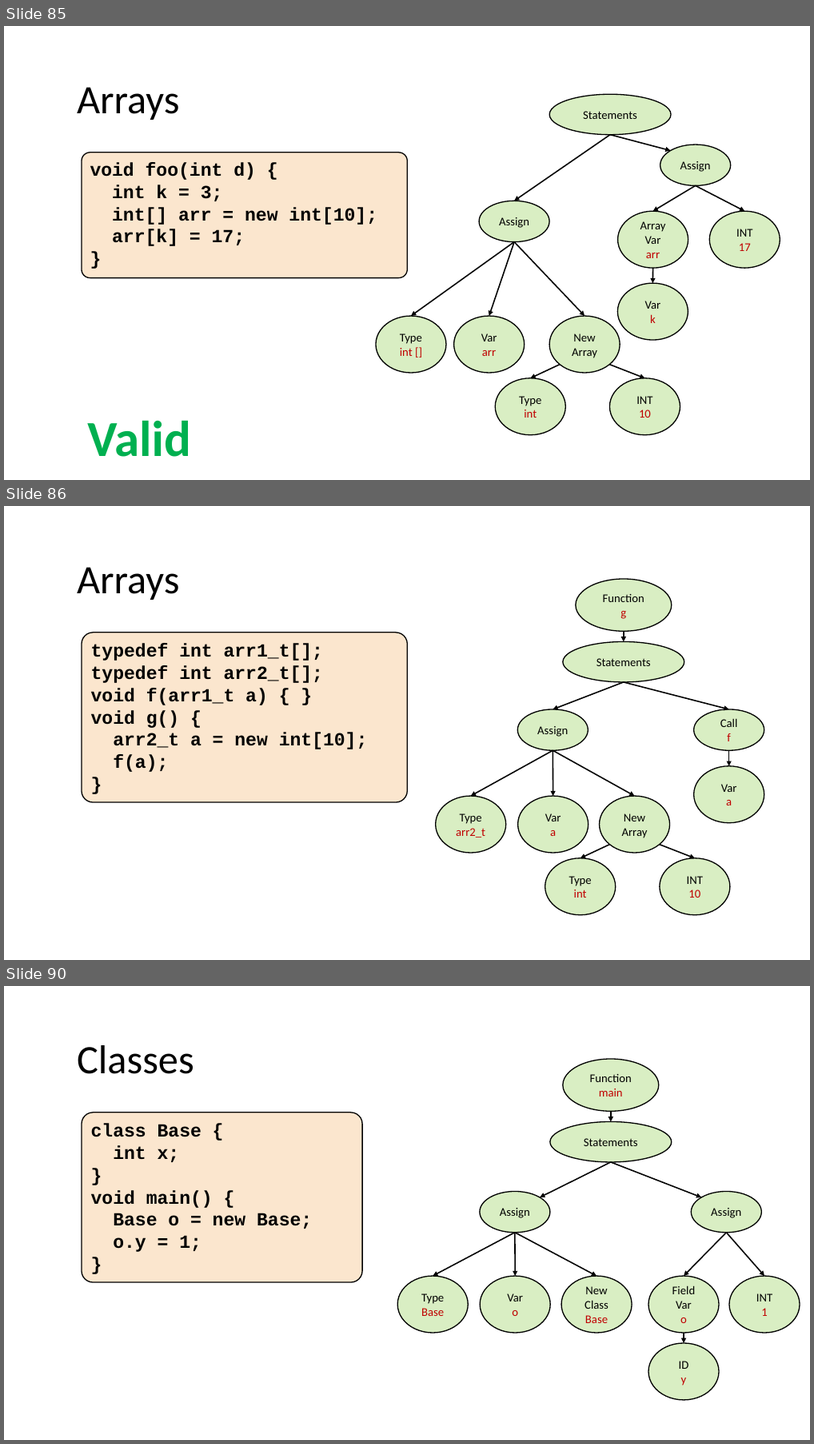
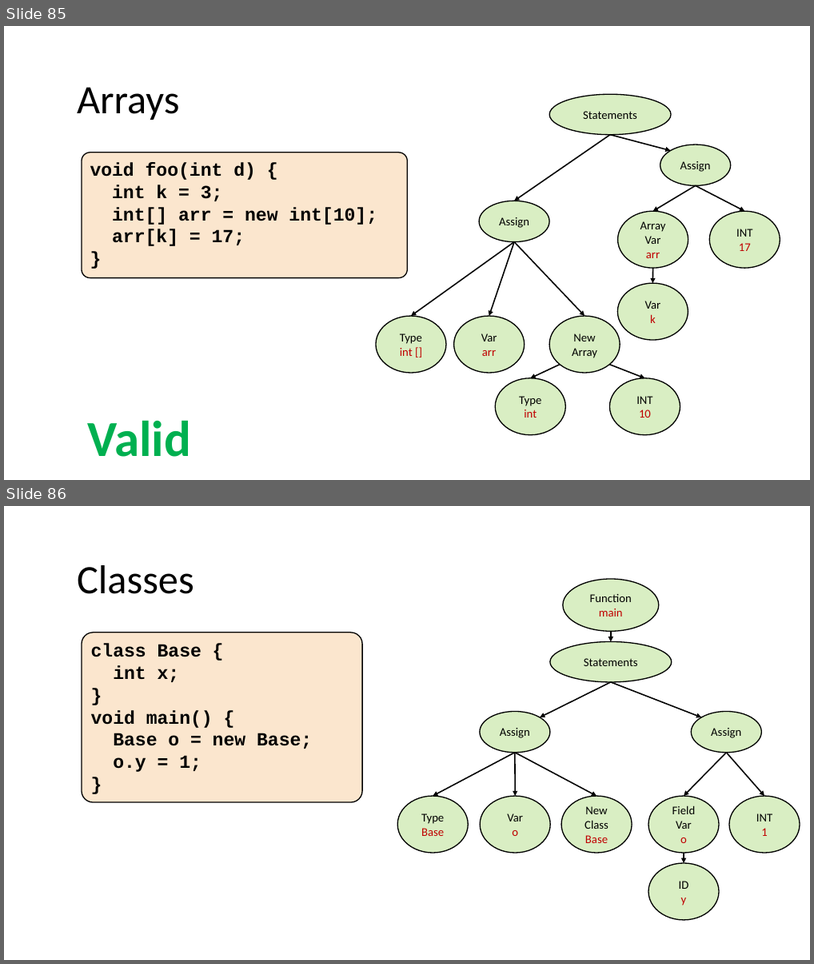
Before and after one commit to nivshani/compilation, a slide deck: slides/semantic.pptx. Shown one above the other, each under a label of ours: slides 85, 86 and 90 before the commit, slides 85 and 86 after it; the slides between them are not shown. The pictures are 814x1444 and 814x964 pixels, drawn with LibreOffice and Linux fonts; fonts in the diff are those of the drawing. Boxes give left, top, right and bottom in pixels: in the first picture for what was removed or moved away, otherwise in the second. Text is boxed around its words. In the diff, an @@ line names an element or a change of style, - is before the commit and + after.

```diff
--- a/slides/semantic.pptx
+++ b/slides/semantic.pptx
@@ slide 86 removed at (4,506,810,960), background #FFFFFF @@
@@ text removed at (77,567,179,600) @@
-Arrays
@@ ellipse removed at (576,579,673,631) @@
-Function
-g
@@ rounded rectangle removed at (82,632,407,803) @@
-typedef int arr1_t[];
-typedef int arr2_t[];
-void f(arr1_t a) { }
-void g() {
-arr2_t a = new int[10];
-f(a);
-}
@@ ellipse removed at (563,641,685,682) @@
-Statements
@@ arrow removed from (624, 632) to (624, 641) @@
@@ arrow removed from (624, 682) to (554, 709) @@
@@ arrow removed from (624, 682) to (730, 709) @@
@@ ellipse removed at (518,709,588,751) @@
-Assign
@@ ellipse removed at (694,709,765,751) @@
-Call
-f
@@ arrow removed from (554, 751) to (471, 796) @@
@@ arrow removed from (554, 751) to (635, 796) @@
@@ arrow removed from (554, 751) to (554, 796) @@
@@ ellipse removed at (694,766,765,823) @@
-Var
-a
@@ arrow removed from (730, 751) to (730, 766) @@
@@ ellipse removed at (436,796,506,852) @@
-Type
-arr2_t
@@ ellipse removed at (518,796,588,852) @@
-Var
-a
@@ ellipse removed at (600,796,670,852) @@
-New
-Array
@@ ellipse removed at (546,858,616,915) @@
-Type
-int
@@ arrow removed from (610, 844) to (581, 858) @@
@@ ellipse removed at (660,858,730,915) @@
-INT
-10
@@ arrow removed from (660, 844) to (695, 858) @@
@@ what was slide 90 is now slide 86 @@
```
Also in this commit, not shown: 1 slide changed, 8 slides added, 3 other slides removed, 1 other file.
